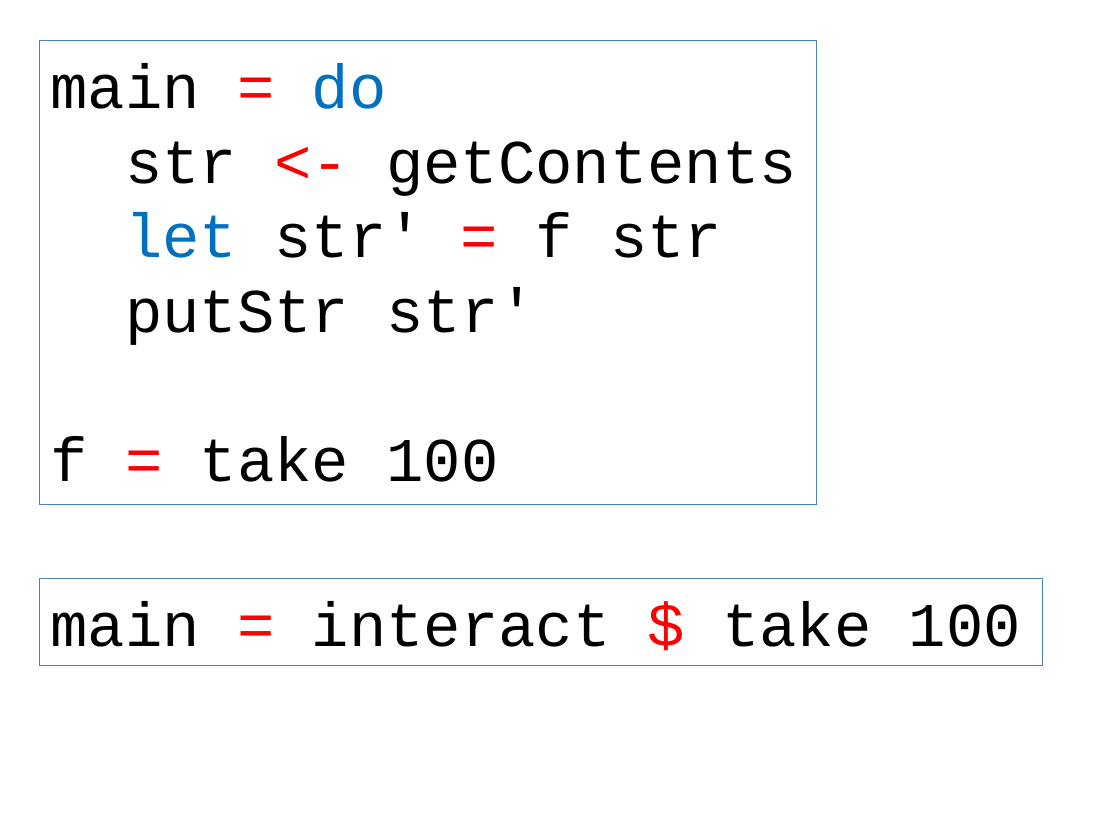
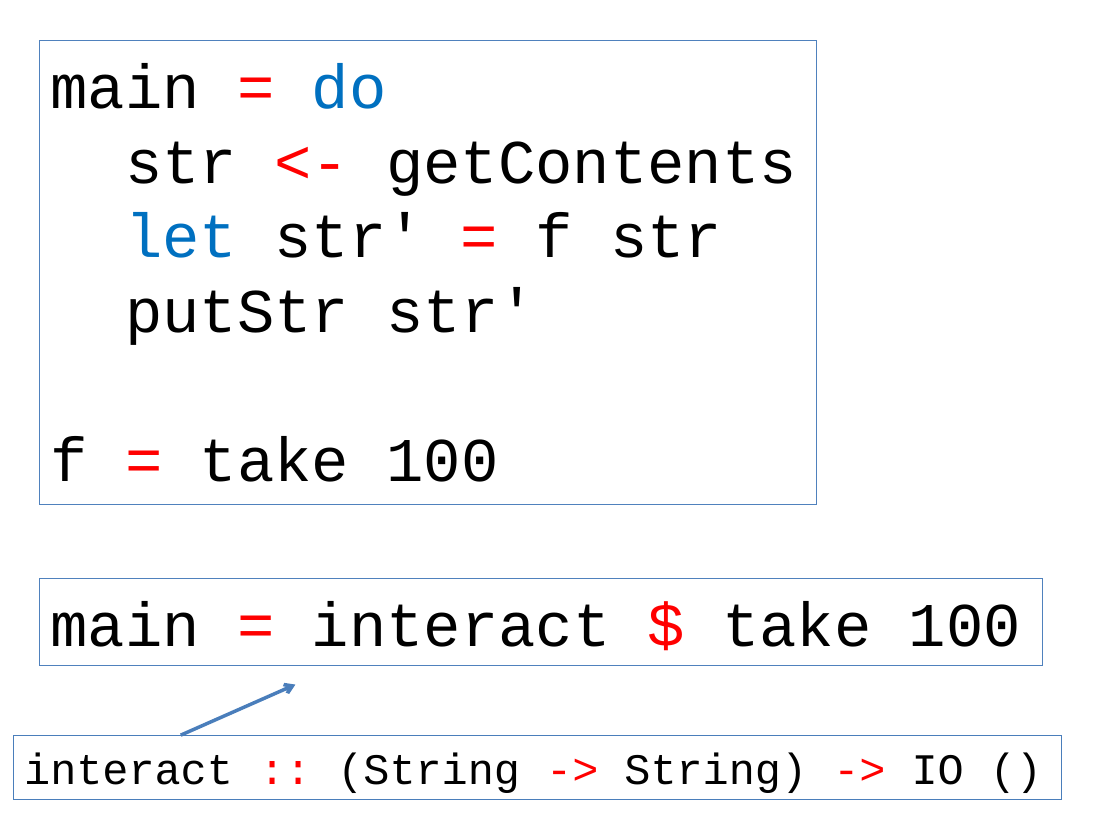
Before and after one commit to dominicprior/beginning-haskell-course, a slide deck: slide 28 of beginning-haskell.pptx. Drawn at 1120x840 pixels with LibreOffice and Linux fonts; fonts in the diff are those of the drawing. Boxes give left, top, right and bottom in pixels: in the first picture for what was removed or moved away, otherwise in the second. Text is boxed around its words. In the diff, an @@ line names an element or a change of style, - is before the commit and + after.

Commit message:
Add more to the section on I/O

```diff
--- a/beginning-haskell.pptx
+++ b/beginning-haskell.pptx
@@ arrow added from (180, 735) to (296, 684), #4B7EBC 2.25 pt @@
@@ rectangle added at (13, 735, 1062, 799), outline #4B7EBC 0.75 pt, 28 pt, text #000000 @@
+interact :: (String -> String) -> IO ()
```
